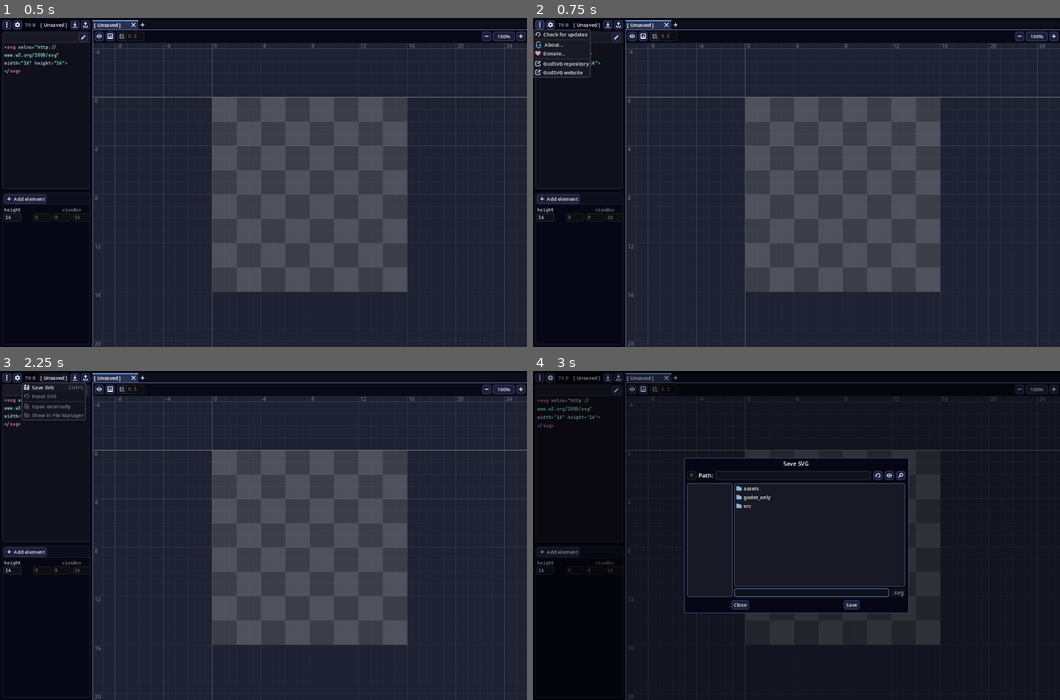
Above: before the commit, frames 1-4 (two rows, left to right).
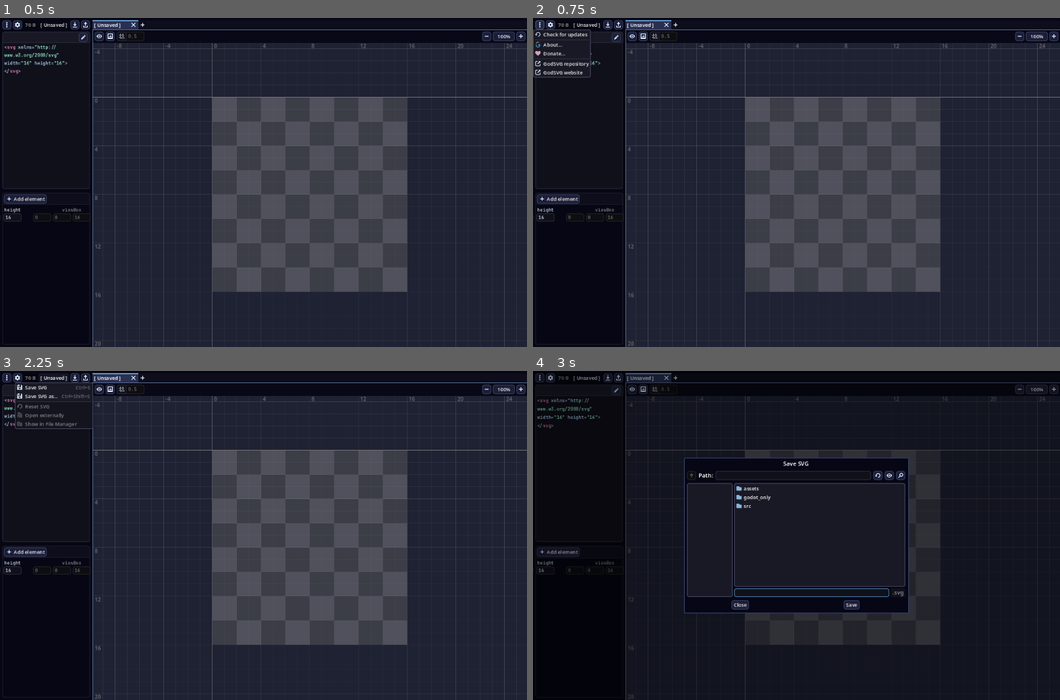
Above: after the commit, the same moments.

Repository: syntaxerror247/VectorTouch
Game: Godot game, scene res://src/ui_parts/editor_scene.tscn
The game is run twice, just before and just after one commit, with the same random seed, the same clock (stepped at 60 frames per second) and the same inputs.
Inputs (mouse positions are in pixels of both pictures, inside the frame that each line leads up to):
- Up to frame 1 (0.5 s): no input
- Up to frame 2 (0.75 s): click (538, 24) at 0.5 s
- Up to frame 3 (2.25 s): click (15, 377) at 1.25 s; click "[ Unsaved ]" at 2 s
- Up to frame 4 (3 s): click (617, 390) at 2.75 s

Frame 1 is identical in both runs. In frame 2, less than 0.1% of the frame differs, in the area x 0-6%, y 6-10%; in frame 3, 0.6%, in the area x 2-18%, y 3-18%; in frame 4, nothing differs.

Commit message:
Implement Save As (#1101)

Diff:
--- a/project.godot
+++ b/project.godot
@@ -78,6 +78,11 @@
 "events": [Object(InputEventKey,"resource_local_to_scene":false,"resource_name":"","device":-1,"window_id":0,"command_o …(184 unchanged characters)…
 ]
 }
+save_as={
+"deadzone": 0.2,
+"events": [Object(InputEventKey,"resource_local_to_scene":false,"resource_name":"","device":-1,"window_id":0,"command_or_control_autoremap":true,"alt_pressed":false,"shift_pressed":true,"pressed":false,"keycode":83,"physical_keycode":0,"key_label":0,"unicode":83,"location":0,"echo":false,"script":null)
+]
+}
 copy_svg_text={
 "deadzone": 0.2,
 "events": []
--- a/src/ui_parts/global_actions.gd
+++ b/src/ui_parts/global_actions.gd
@@ -53,6 +53,8 @@
 	var btn_array: Array[Button] = []
 	btn_array.append(ContextPopup.create_button(Translator.translate("Save SVG"),
 			FileUtils.save_svg, false, load("res://assets/icons/Save.svg"), "save"))
+	btn_array.append(ContextPopup.create_button(Translator.translate("Save SVG as…"),
+			FileUtils.save_svg_as, false, load("res://assets/icons/Save.svg"), "save_as"))
 	btn_array.append(ContextPopup.create_button(Translator.translate("Reset SVG"),
 			ShortcutUtils.fn("reset_svg"),
 			FileUtils.compare_svg_to_disk_contents() != FileUtils.FileState.DIFFERENT,
@@ -83,10 +85,19 @@
 				"View savedata"), open_savedata_folder , false,
 				load("res://assets/icons/OpenFolder.svg")))
 
+	var antialias_fraction := 0.25
+	var final_size := 16
+	var first_resizing_size := final_size / antialias_fraction
+	var logo_path := "res://assets/logos/icon.svg"
+	var about_image := Image.load_from_file(logo_path)
+	var factor := minf(first_resizing_size / about_image.get_width(),
+			first_resizing_size / about_image.get_height())
+	about_image.load_svg_from_buffer(FileAccess.get_file_as_bytes(logo_path), factor)
+	about_image.resize(final_size, final_size, Image.INTERPOLATE_LANCZOS)
+
 	var about_btn := ContextPopup.create_button(Translator.translate("About…"),
-			ShortcutUtils.fn("about_info"), false, load("res://assets/logos/icon.png"),
-			"about_info")
-	about_btn.expand_icon = true
+			ShortcutUtils.fn("about_info"), false,
+			ImageTexture.create_from_image(about_image), "about_info")
 	buttons_arr.append(about_btn)
 	buttons_arr.append(ContextPopup.create_button(Translator.translate(
 			"Donate…"), ShortcutUtils.fn("about_donate"), false,
--- a/src/ui_parts/mac_menu.gd
+++ b/src/ui_parts/mac_menu.gd
@@ -106,6 +106,7 @@
 	_add_action(file_rid, "import")
 	_add_action(file_rid, "export")
 	_add_action(file_rid, "save")
+	_add_action(file_rid, "save_as")
 	NativeMenu.add_separator(file_rid)
 	_add_action(file_rid, "copy_svg_text")
 	file_optimize_idx = _add_action(file_rid, "optimize")
--- a/src/utils/FileUtils.gd
+++ b/src/utils/FileUtils.gd
@@ -31,6 +31,13 @@
 
 
 static func save_svg() -> void:
+	var file_path := Configs.savedata.get_active_tab().svg_file_path
+	if not file_path.is_empty() and FileAccess.file_exists(file_path):
+		FileAccess.open(file_path, FileAccess.WRITE).store_string(State.get_export_text())
+	else:
+		save_svg_as()
+
+static func save_svg_as() -> void:
 	open_export_dialog(ImageExportData.new())
 
 static func open_export_dialog(export_data: ImageExportData) -> void:
--- a/src/utils/ShortcutUtils.gd
+++ b/src/utils/ShortcutUtils.gd
@@ -6,6 +6,7 @@
 		"import": true,
 		"export": true,
 		"save": true,
+		"save_as": true,
 		"close_tab": true,
 		"new_tab": true,
 		"select_next_tab": true,
@@ -79,6 +80,7 @@
 static func fn(shortcut: String) -> Callable:
 	match shortcut:
 		"save": return FileUtils.save_svg
+		"save_as": return FileUtils.save_svg_as
 		"export": return HandlerGUI.open_export
 		"import": return FileUtils.open_svg_import_dialog
 		"close_tab": return Configs.savedata.remove_active_tab
@@ -116,6 +118,7 @@
 		"import": return load("res://assets/icons/Import.svg")
 		"export": return load("res://assets/icons/Export.svg")
 		"save": return load("res://assets/icons/Save.svg")
+		"save_as": return load("res://assets/icons/Save.svg")
 		"new_tab": return load("res://assets/icons/CreateTab.svg")
 		"copy_svg_text": return load("res://assets/icons/Copy.svg")
 		"optimize": return load("res://assets/icons/Compress.svg")
--- a/src/utils/TranslationUtils.gd
+++ b/src/utils/TranslationUtils.gd
@@ -5,6 +5,7 @@
 		"export": return Translator.translate("Export")
 		"import": return Translator.translate("Import")
 		"save": return Translator.translate("Save")
+		"save_as": return Translator.translate("Save as")
 		"close_tab": return Translator.translate("Close tab")
 		"new_tab": return Translator.translate("Create a new tab")
 		"select_next_tab": return Translator.translate("Select the next tab")
